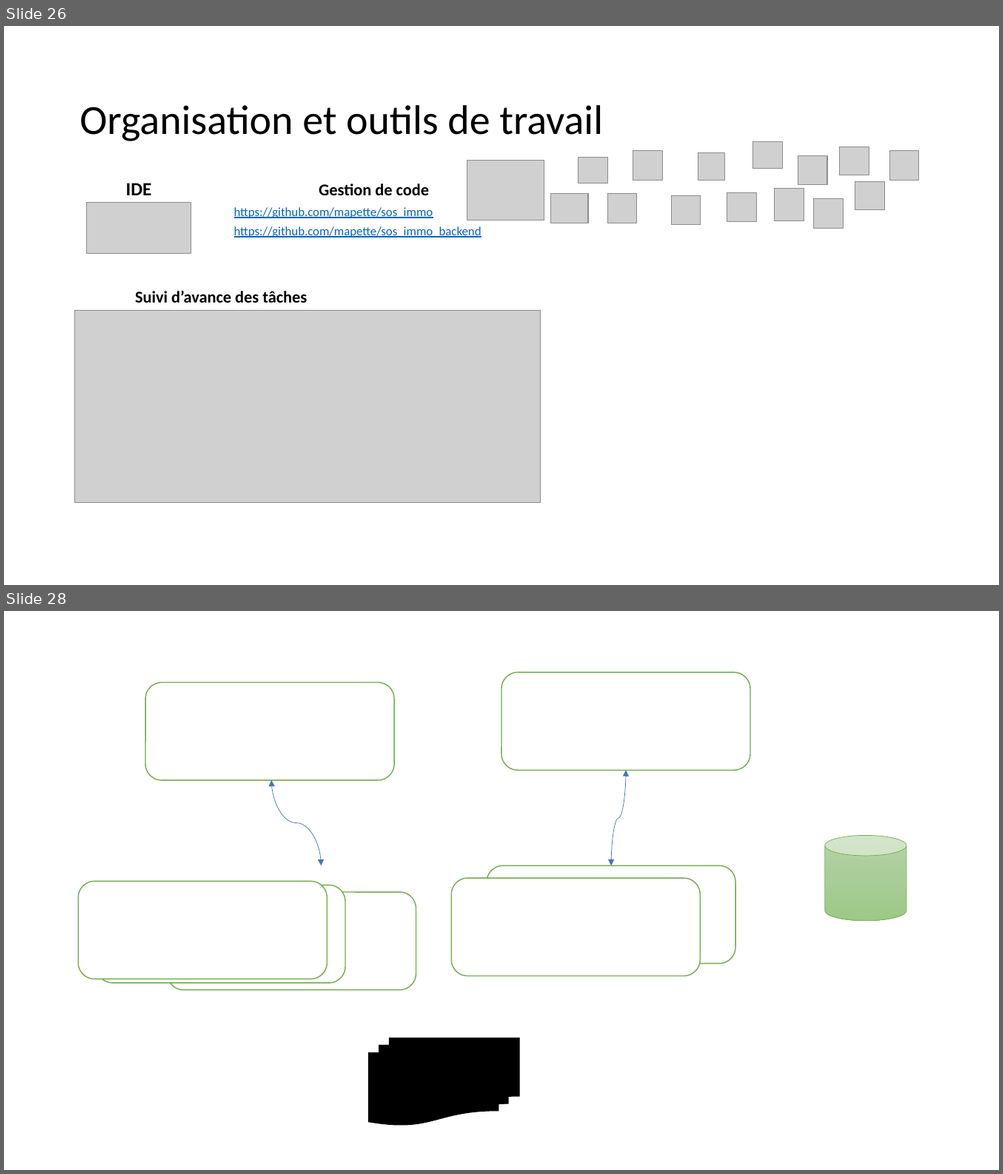
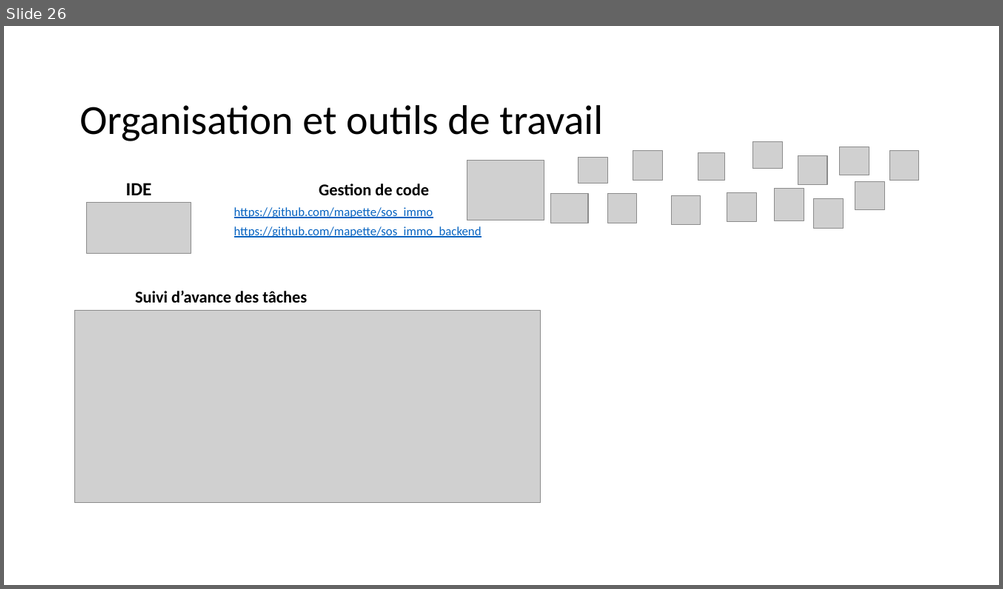
Before and after one commit to mapette/sos_immo_backend, a slide deck: doc/présentation V5.pptx. Shown one above the other, each under a label of ours: slides 26 and 28 before the commit, slide 26 after it; the slides between them are not shown. The pictures are 1003x1174 and 1003x589 pixels, drawn with LibreOffice and Linux fonts; fonts in the diff are those of the drawing; grey boxes stand for pictures. Boxes give left, top, right and bottom in pixels: in the first picture for what was removed or moved away, otherwise in the second. Text is boxed around its words. In the diff, an @@ line names an element or a change of style, - is before the commit and + after.

```diff
--- a/doc/présentation V5.pptx
+++ b/doc/présentation V5.pptx
@@ slide 28 removed at bbox=[4, 611, 999, 1170], background #FFFFFF @@
@@ rounded rectangle removed at bbox=[502, 672, 750, 770] @@
@@ rounded rectangle removed at bbox=[146, 683, 394, 780] @@
@@ curved double arrow removed from (321, 866) to (271, 780) @@
@@ curved double arrow removed from (612, 866) to (626, 771) @@
@@ cylinder removed at bbox=[825, 835, 906, 921] @@
@@ rounded rectangle removed at bbox=[486, 866, 735, 964] @@
@@ rounded rectangle removed at bbox=[78, 882, 327, 980] @@
@@ rounded rectangle removed at bbox=[96, 886, 345, 983] @@
@@ rounded rectangle removed at bbox=[168, 892, 416, 990] @@
@@ rounded rectangle removed at bbox=[451, 878, 700, 976] @@
@@ flow chart multidocument removed at bbox=[369, 1039, 520, 1126] @@
```
Also in this commit, not shown: 2 slides changed, 6 other files.
